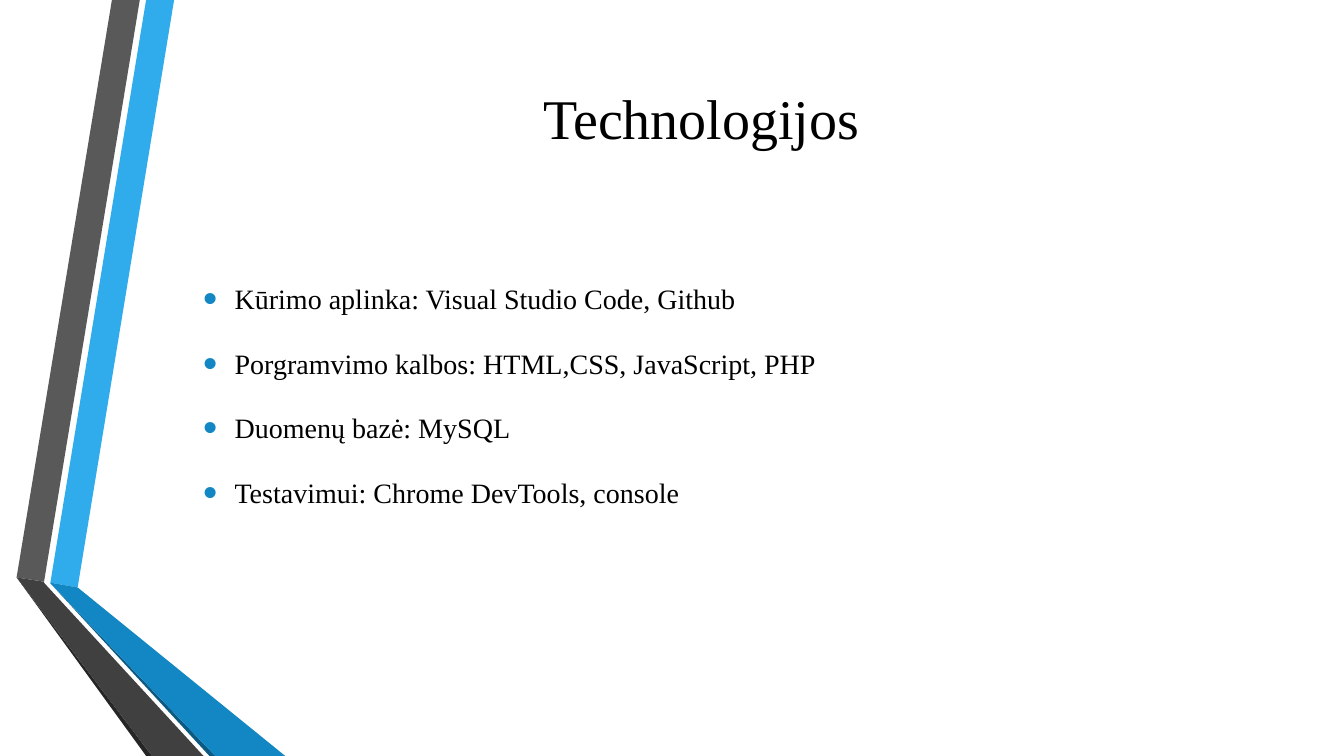
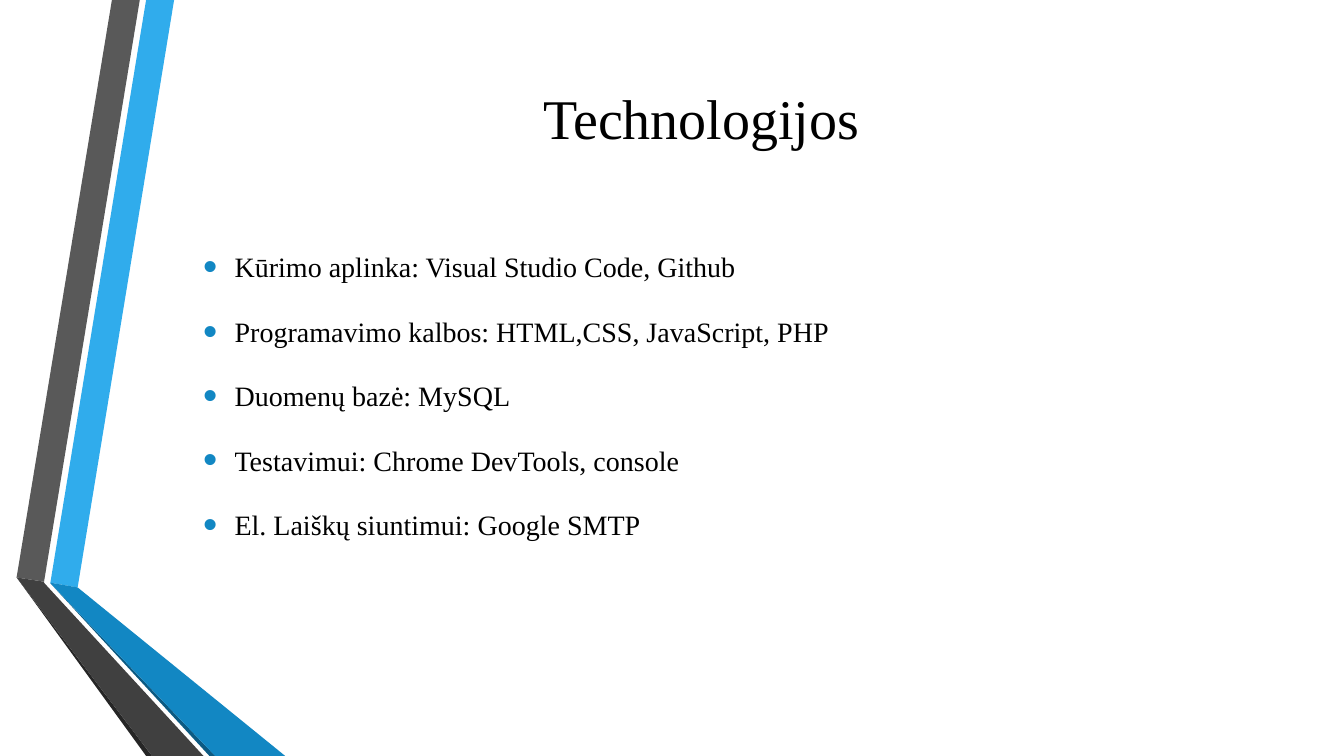
Before and after one commit to HellCatt806/AutoTurgus-projektas, a slide deck: slide 6 of New-Microsoft-PowerPoint-Presentation.pptx. Drawn at 1344x756 pixels with LibreOffice and Linux fonts; fonts in the diff are those of the drawing; background and template pictures are left out. Boxes give left, top, right and bottom in pixels: in the first picture for what was removed or moved away, otherwise in the second. Text is boxed around its words. In the diff, an @@ line names an element or a change of style, - is before the commit and + after.

```diff
--- a/New-Microsoft-PowerPoint-Presentation.pptx
+++ b/New-Microsoft-PowerPoint-Presentation.pptx
@@ text at bbox=[235, 322, 828, 347]: text changed @@
-• Porgramvimo kalbos: HTML,CSS, JavaScript, PHP
+• Programavimo kalbos: HTML,CSS, JavaScript, PHP
@@ text at bbox=[235, 515, 640, 540]: paragraph added @@
+• El. Laiškų siuntimui: Google SMTP
```
Also in this commit, not shown: 1 other slide changed.
